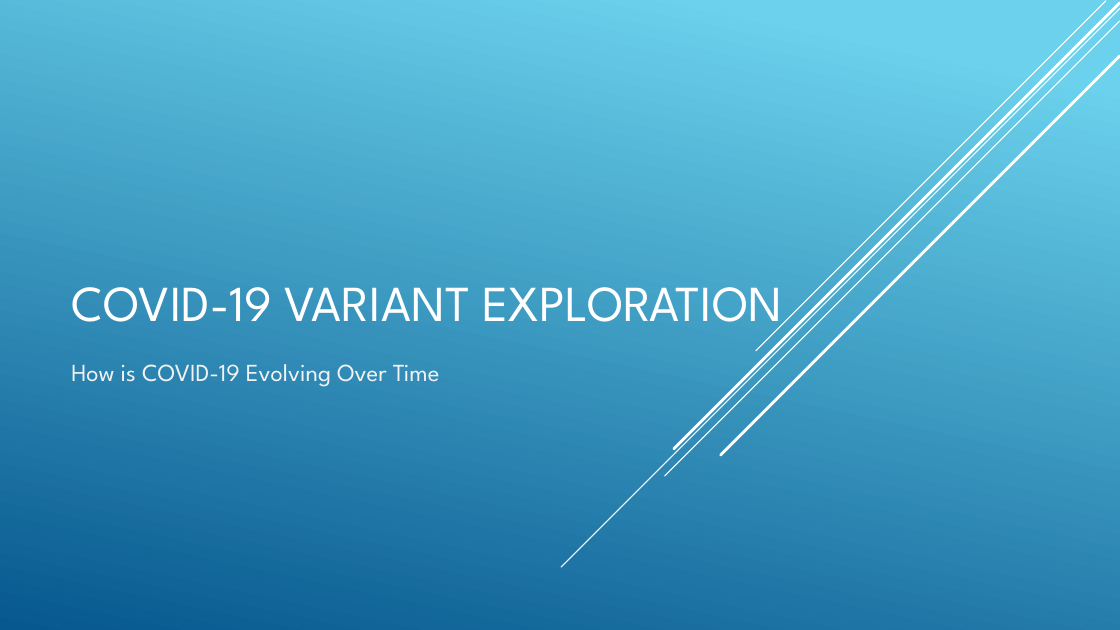
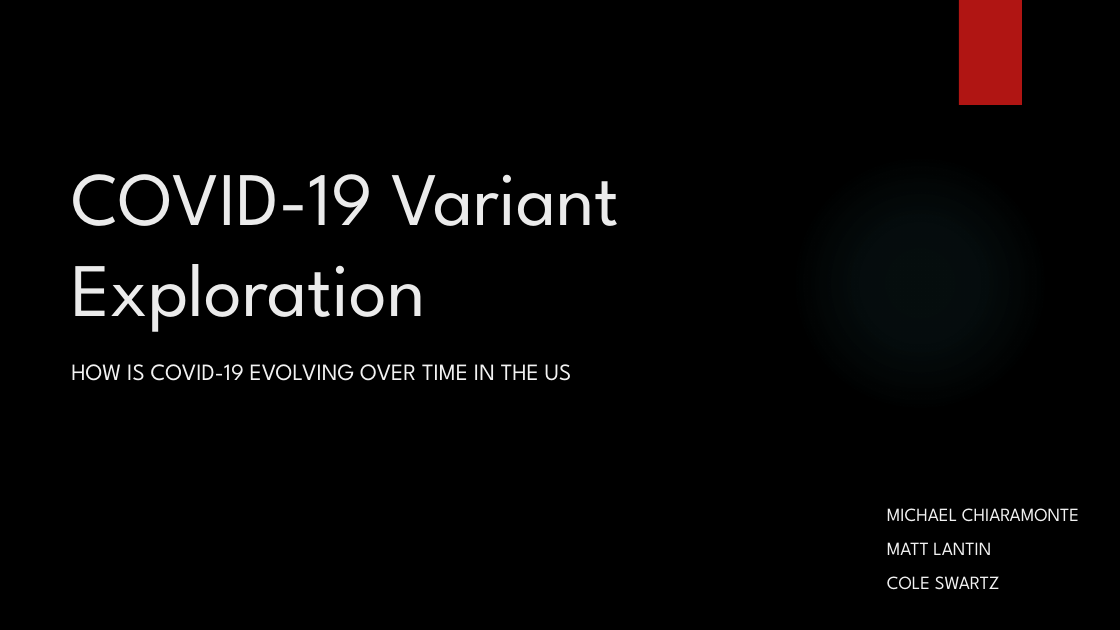
Before and after one commit to mcmonte95/Covid-Variant-Exploration-Project, a slide deck: slide 1 of Results/PresentationSlidedeck_V1.pptx. Drawn at 1120x630 pixels with LibreOffice and Linux fonts; fonts in the diff are those of the drawing; background and template pictures are left out. Boxes give left, top, right and bottom in pixels: in the first picture for what was removed or moved away, otherwise in the second. Text is boxed around its words. In the diff, an @@ line names an element or a change of style, - is before the commit and + after.

Commit message:
presentation complete

```diff
--- a/Results/PresentationSlidedeck_V1.pptx
+++ b/Results/PresentationSlidedeck_V1.pptx
@@ background gradient #6ED2EB to #06588E to picture (left out) @@
@@ line removed from (1120, 8) to (561, 567) @@
@@ line removed from (1120, 21) to (665, 476) @@
@@ line removed from (1120, 3) to (674, 449) @@
@@ line removed from (1106, 1) to (756, 351) @@
@@ rectangle added at <box>959,0,1022,105</box>, fill #B01513 @@
@@ line removed from (1120, 56) to (721, 455) @@
@@ title at <box>71,174,620,332</box>: text changed; size 43.2 to 64.8 pt; text colour #FFFFFF to #EBEBEB @@
-COVID-19 VARIANT EXPLORATION
+COVID-19 Variant Exploration
@@ ellipse added at <box>791,154,1049,413</box>, fill gradient #50B9C1 @@
@@ subtitle at <box>71,364,572,381</box>: text changed; size 21 to 20 pt @@
-How is COVID-19 Evolving Over Time
+HOW IS COVID-19 EVOLVING OVER TIME IN THE US
@@ text added at <box>887,508,1079,590</box>, 16 pt, text #F2F2F2 @@
+MICHAEL CHIARAMONTE
+MATT LANTIN
+COLE SWARTZ
```
Also in this commit, not shown: 4 other slides changed, 6 slides added, 2 slides removed, 1 other file.
